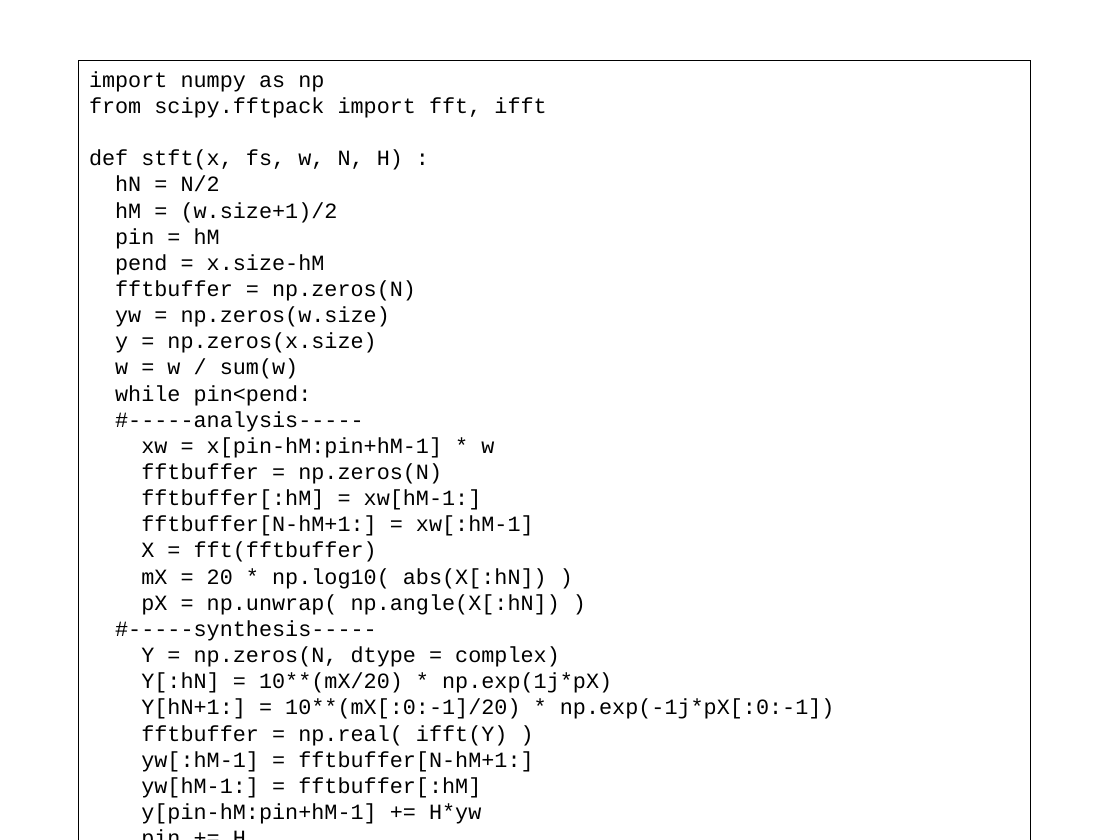
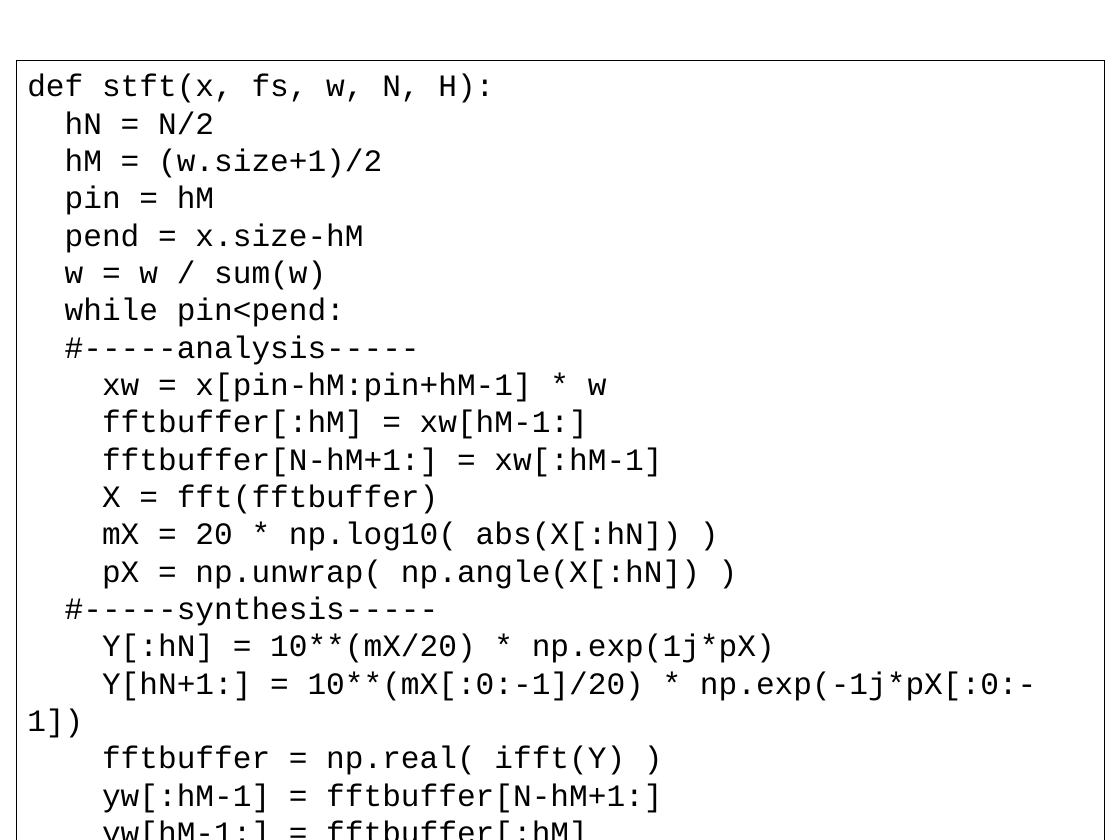
Before and after one commit to MTG/sms-tools, a slide deck: slide 27 of teaching-material/lectures/lect4-STFT/4-STFT.odp (slide 26 before the commit). Drawn at 1120x840 pixels with LibreOffice and Linux fonts; fonts in the diff are those of the drawing. Boxes give left, top, right and bottom in pixels: in the first picture for what was removed or moved away, otherwise in the second. Text is boxed around its words. In the diff, an @@ line names an element or a change of style, - is before the commit and + after.

Commit message:
added slides

```diff
--- a/teaching-material/lectures/lect4-STFT/4-STFT.odp
+++ b/teaching-material/lectures/lect4-STFT/4-STFT.odp
@@ rectangle "def stft(x, fs, w, N, ..." resized from (x1=78, y1=60, x2=1030, y2=840) to (x1=17, y1=60, x2=1105, y2=840) @@
@@ text in rectangle at (x1=27, y1=74, x2=494, y2=103): text changed; size 14 to 20 pt @@
-import numpy as np
-from scipy.fftpack import fft, ifft
-def stft(x, fs, w, N, H) :
+def stft(x, fs, w, N, H):
@@ text in rectangle at (x1=27, y1=111, x2=1036, y2=813): size 14 to 20 pt @@
@@ text in rectangle at (x1=115, y1=280, x2=416, y2=353): paragraphs removed @@
-fftbuffer = np.zeros(N)
-yw = np.zeros(w.size)
-y = np.zeros(x.size)
@@ text in rectangle at (x1=141, y1=463, x2=442, y2=484): paragraph removed @@
-fftbuffer = np.zeros(N)
@@ text in rectangle at (x1=141, y1=646, x2=560, y2=667): paragraph removed @@
-Y = np.zeros(N, dtype = complex)
```
Also in this commit, not shown: 12 other slides changed, 1 slide added, 15 other files.
